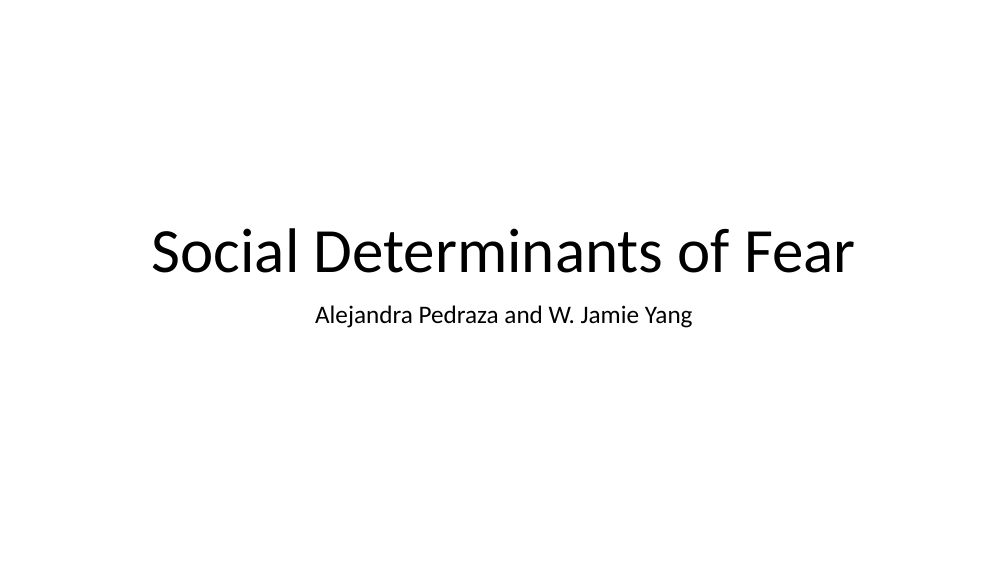
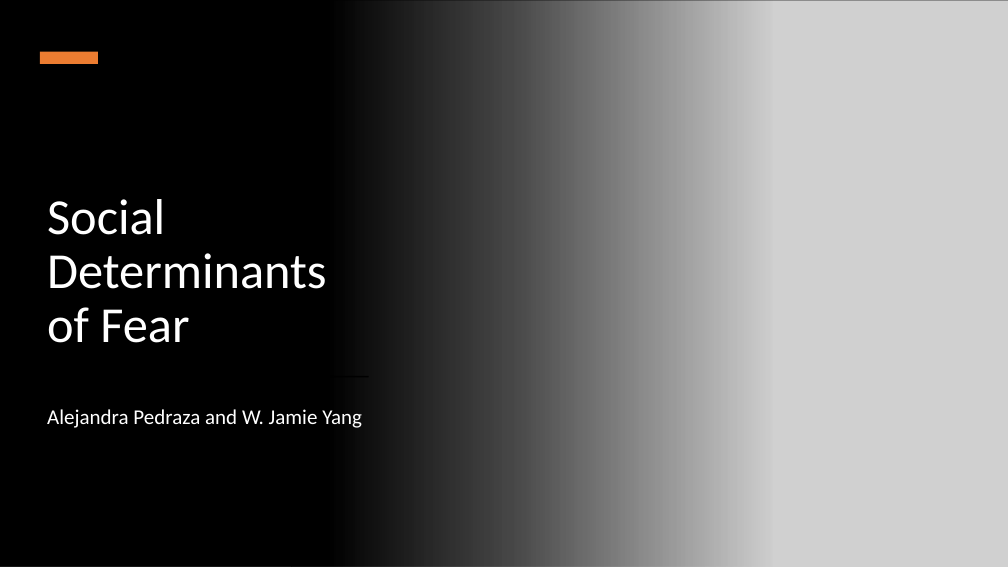
Before and after one commit to apedraza1234/socialfear, a slide deck: slide 1 of class_presentation.pptx. Drawn at 1008x567 pixels with LibreOffice and Linux fonts; fonts in the diff are those of the drawing; grey boxes stand for pictures. Boxes give left, top, right and bottom in pixels: in the first picture for what was removed or moved away, otherwise in the second. Text is boxed around its words. In the diff, an @@ line names an element or a change of style, - is before the commit and + after.

```diff
--- a/class_presentation.pptx
+++ b/class_presentation.pptx
@@ rectangle added at (x1=0, y1=0, x2=772, y2=567), fill gradient #000000 @@
@@ picture added at (x1=291, y1=0, x2=1008, y2=567) @@
@@ rectangle added at (x1=40, y1=52, x2=98, y2=64), fill #ED7D31 @@
@@ title "Social Determinants of Fear" moved from (x1=152, y1=228, x2=855, y2=273) to (x1=47, y1=199, x2=327, y2=343) @@
@@ title "Social Determinants of Fear" at (x1=47, y1=199, x2=327, y2=343): size 60 to 48 pt, text colour #000000 to #FFFFFF; alignment centre to left @@
@@ rectangle added at (x1=40, y1=376, x2=369, y2=377), fill #000000 @@
@@ subtitle "Alejandra Pedraza and W. Jamie ..." moved from (x1=315, y1=305, x2=693, y2=328) to (x1=47, y1=409, x2=362, y2=428) @@
@@ subtitle "Alejandra Pedraza and W. Jamie ..." at (x1=47, y1=409, x2=362, y2=428): size 24 to 20 pt, text colour #000000 to #FFFFFF; alignment centre to left @@
```
Also in this commit, not shown: 9 other slides changed, 4 slides added, 1 slide removed, 4 other files.
